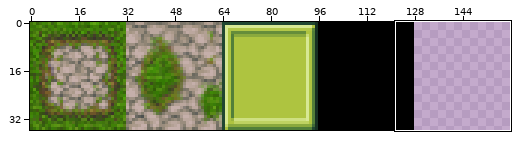
File history of a sprite sheet, resources/img/tiles.png. Above, an overview of the earlier version with the close-up marked.
Close-up. Old version:
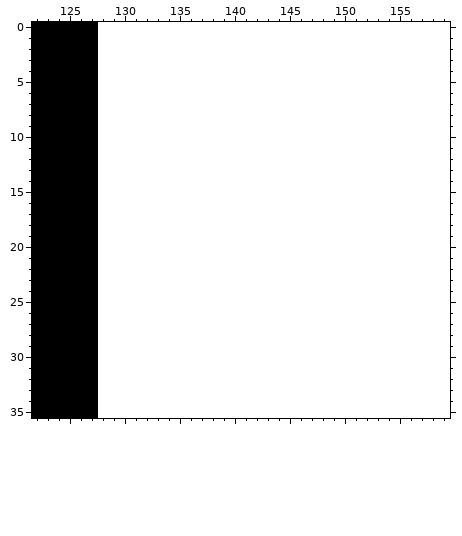
The file is 128x36 pixels. Colours within 5 levels of each other are drawn and written as one. Shown: x 122..159, y 0..35. The old version is drawn lined up with the new one, on the new canvas.
The same view after the edit:
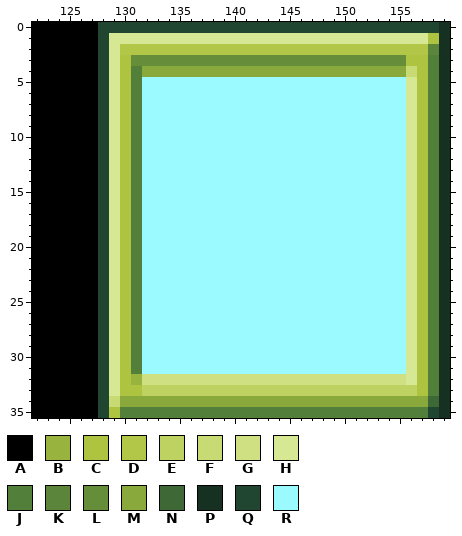
Palette (. is transparent): A #000000  B #99b43e  C #aec440  D #b2c748  E #bed261  F #c7da73  G #cee081  H #d7e894  J #527f39  K #5a853a  L #658d3a  M #8aa93d  N #3e6936  P #163022  Q #204631  R #9bfaff
From old to new:
canvas 128x36 -> 160x36
Changed rows in their new state; - is an unchanged pixel.
first column x 128:
 0 QQQQQQQQQQQQQQQQQQQQQQQQQQQQQQQP
 1 QHHHHHHHHHHHHHHHHHHHHHHHHHHHHHCP
 2 QHDDDDDDDDDDDDDDDDDDDDDDDDDDDDKP
 3 QHCLLLLLLLLLLLLLLLLLLLLLLLLLCCJP
 4 QHCJMMMMMMMMMMMMMMMMMMMMMMMMFCJP
 5 QHCJRRRRRRRRRRRRRRRRRRRRRRRRHCJP
 6 QHCJRRRRRRRRRRRRRRRRRRRRRRRRHCJP
 7 QHCJRRRRRRRRRRRRRRRRRRRRRRRRHCJP
 8 QHCJRRRRRRRRRRRRRRRRRRRRRRRRHCJP
 9 QHCJRRRRRRRRRRRRRRRRRRRRRRRRHCJP
10 QHCJRRRRRRRRRRRRRRRRRRRRRRRRHCJP
11 QHCJRRRRRRRRRRRRRRRRRRRRRRRRHCJP
12 QHCJRRRRRRRRRRRRRRRRRRRRRRRRHCJP
13 QHCJRRRRRRRRRRRRRRRRRRRRRRRRHCJP
14 QHCJRRRRRRRRRRRRRRRRRRRRRRRRHCJP
15 QHCJRRRRRRRRRRRRRRRRRRRRRRRRHCJP
16 QHCJRRRRRRRRRRRRRRRRRRRRRRRRHCJP
17 QHCJRRRRRRRRRRRRRRRRRRRRRRRRHCJP
18 QHCJRRRRRRRRRRRRRRRRRRRRRRRRHCJP
19 QHCJRRRRRRRRRRRRRRRRRRRRRRRRHCJP
20 QHCJRRRRRRRRRRRRRRRRRRRRRRRRHCJP
21 QHCJRRRRRRRRRRRRRRRRRRRRRRRRHCJP
22 QHCJRRRRRRRRRRRRRRRRRRRRRRRRHCJP
23 QHCJRRRRRRRRRRRRRRRRRRRRRRRRHCJP
24 QHCJRRRRRRRRRRRRRRRRRRRRRRRRHCJP
25 QHCJRRRRRRRRRRRRRRRRRRRRRRRRHCJP
26 QHCJRRRRRRRRRRRRRRRRRRRRRRRRHCJP
27 QHCJRRRRRRRRRRRRRRRRRRRRRRRRHCJP
28 QHCJRRRRRRRRRRRRRRRRRRRRRRRRHCJP
29 QHCJRRRRRRRRRRRRRRRRRRRRRRRRHCJP
30 QHCJRRRRRRRRRRRRRRRRRRRRRRRRHCJP
31 QHCJRRRRRRRRRRRRRRRRRRRRRRRRHCJP
32 QHCBGGGGGGGGGGGGGGGGGGGGGGGGHCJP
33 QHCCEEEEEEEEEEEEEEEEEEEEEEEEECJP
34 QFMMMMMMMMMMMMMMMMMMMMMMMMMMMMNP
35 QCJJJJJJJJJJJJJJJJJJJJJJJJJJJJQP
